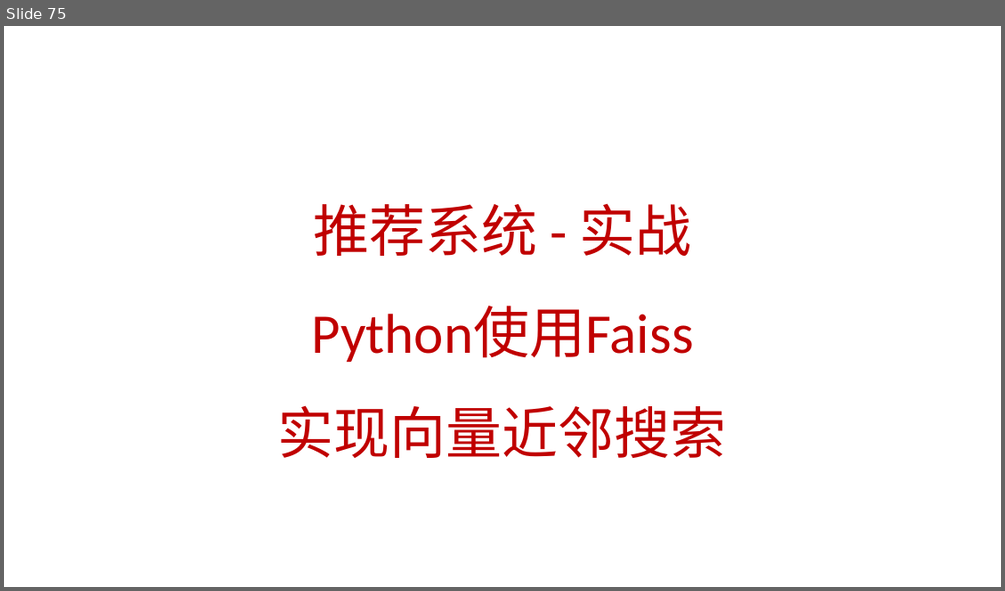
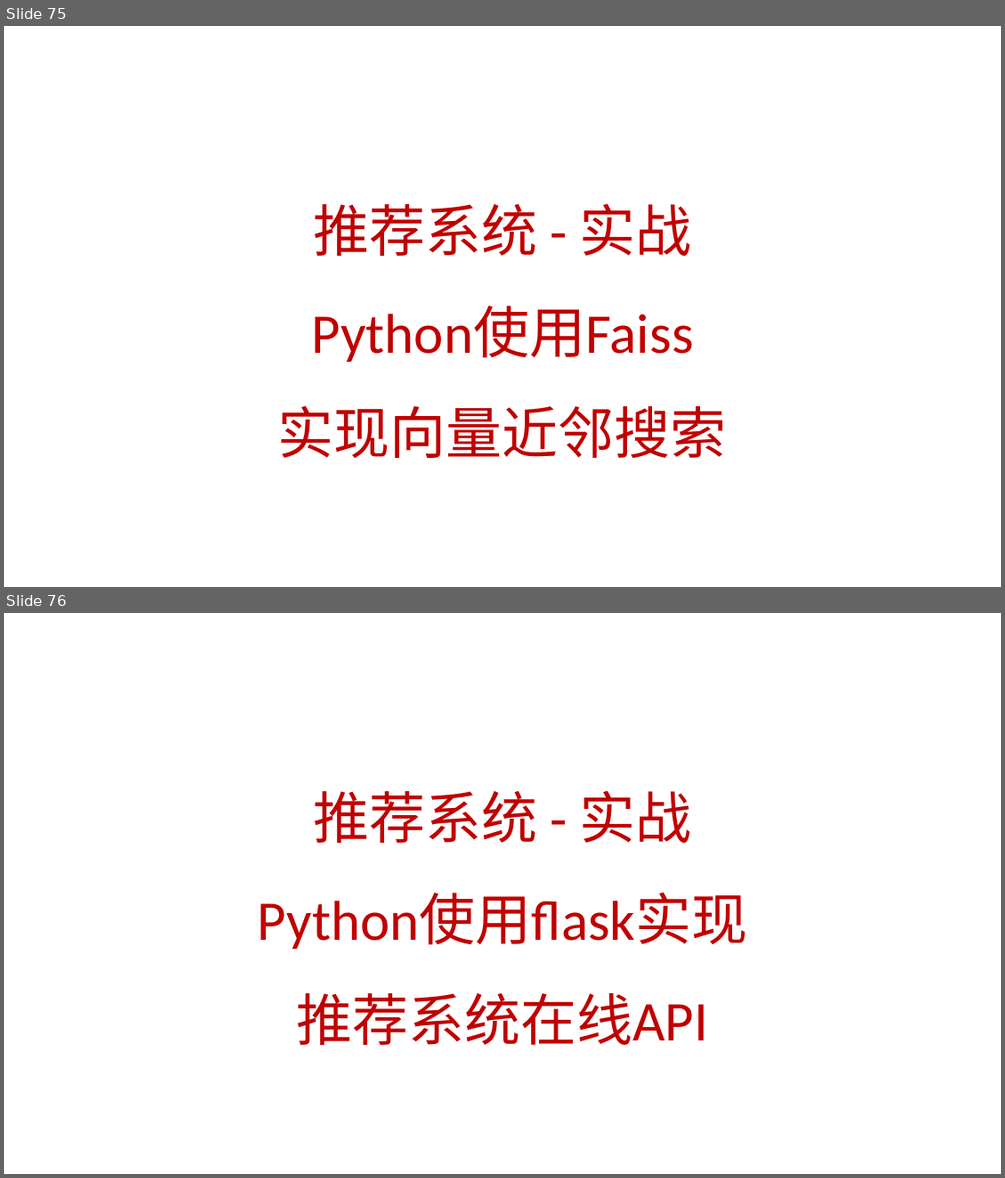
Before and after one commit to peiss/ant-learn-recsys, a slide deck: 推荐系统系列.pptx. Shown one above the other, each under a label of ours: slide 75 before the commit, slides 75 and 76 after it. The pictures are 1005x591 and 1005x1178 pixels, drawn with LibreOffice and Linux fonts; fonts in the diff are those of the drawing. Boxes give left, top, right and bottom in pixels: in the first picture for what was removed or moved away, otherwise in the second. Text is boxed around its words. In the diff, an @@ line names an element or a change of style, - is before the commit and + after.

```diff
--- a/推荐系统系列.pptx
+++ b/推荐系统系列.pptx
@@ slide 76 added at (4, 613, 1001, 1174), background #FFFFFF @@
@@ title added at (257, 790, 747, 1045), 54 pt, text #C00000 @@
+推荐系统 - 实战
+Python使用flask实现
+推荐系统在线API
```
Also in this commit, not shown: 8 other files.
